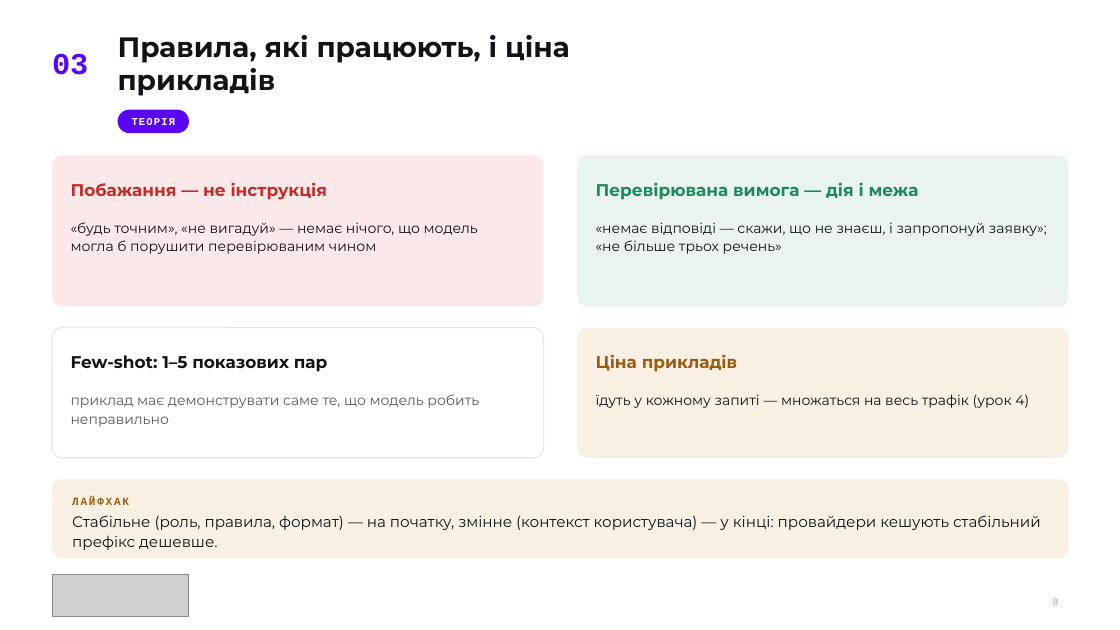
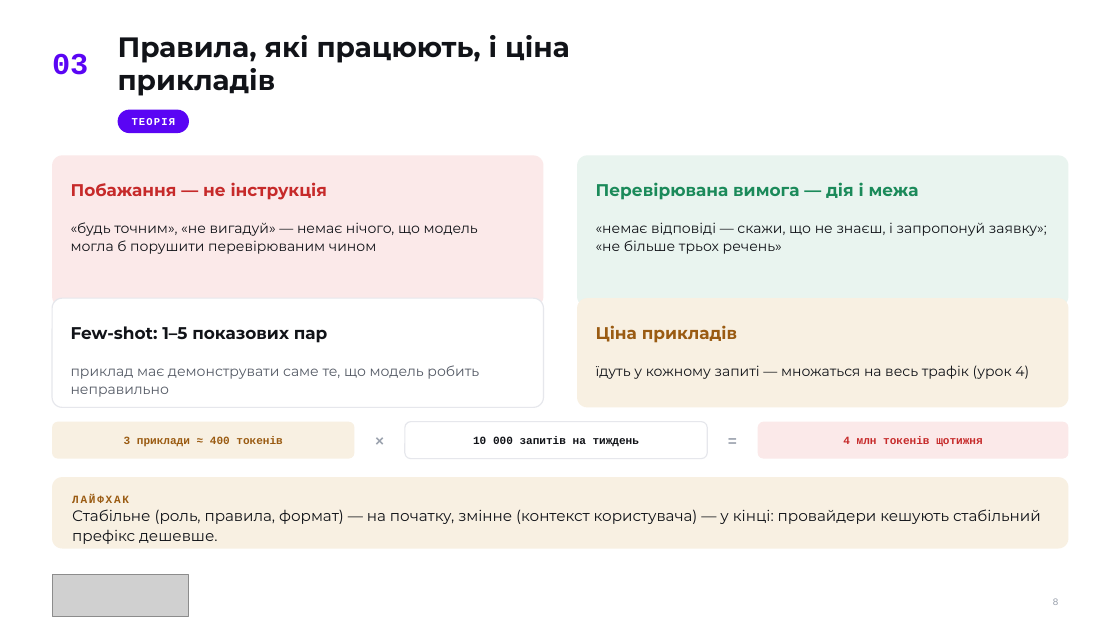
Before and after one commit to TarasFedorenkoFTV/llmops-bootcamp, a slide deck: slide 8 of docs/decks/L02.pptx. Drawn at 1120x630 pixels with LibreOffice and Linux fonts; fonts in the diff are those of the drawing; grey boxes stand for pictures. Boxes give left, top, right and bottom in pixels: in the first picture for what was removed or moved away, otherwise in the second. Text is boxed around its words. In the diff, an @@ line names an element or a change of style, - is before the commit and + after.

```diff
--- a/docs/decks/L02.pptx
+++ b/docs/decks/L02.pptx
@@ rounded rectangle: place and size @@
-rounded rectangle at box(52, 328, 544, 458)
+rounded rectangle at box(52, 298, 544, 408)
@@ rounded rectangle: place and size @@
-rounded rectangle at box(577, 328, 1069, 458)
+rounded rectangle at box(577, 298, 1069, 408)
@@ text "Few-shot: 1–5 показових пар": place and size @@
-text "Few-shot: 1–5 показових пар" at box(71, 355, 328, 372)
+text "Few-shot: 1–5 показових пар" at box(71, 326, 328, 343)
@@ text "Ціна прикладів": place and size @@
-text "Ціна прикладів" at box(596, 354, 737, 372)
+text "Ціна прикладів" at box(596, 325, 737, 343)
@@ text "приклад має демонструвати саме те, ...": place and size @@
-text "приклад має демонструвати саме те, ..." at box(71, 394, 479, 427)
+text "приклад має демонструвати саме те, ..." at box(71, 365, 479, 397)
@@ text "їдуть у кожному запиті — ...": place and size @@
-text "їдуть у кожному запиті — ..." at box(596, 394, 1029, 408)
+text "їдуть у кожному запиті — ..." at box(596, 365, 1029, 379)
@@ rounded rectangle added at box(52, 422, 355, 459), fill #F8F0E2 @@
@@ text added at box(124, 436, 282, 447), 9.5 pt, text #9A5B12, bold @@
+3 приклади ≈ 400 токенів
@@ text added at box(363, 422, 397, 459), 13 pt, text #9AA1AD, bold @@
+×
@@ rounded rectangle added at box(405, 422, 707, 459), fill #FFFFFF, outline #E6E7EC 1 pt @@
@@ text added at box(473, 436, 639, 446), 9.5 pt, text #111318, bold @@
+10 000 запитів на тиждень
@@ text added at box(716, 422, 749, 459), 13 pt, text #9AA1AD, bold @@
+=
@@ rounded rectangle added at box(758, 422, 1069, 459), fill #FBE9E9 @@
@@ text added at box(843, 436, 982, 446), 9.5 pt, text #C62A2A, bold @@
+4 млн токенів щотижня
@@ proportions changed in 3 elements at box(52, 298, 544, 408), box(577, 298, 1069, 408), box(52, 477, 1069, 549) @@
@@ rounded rectangle: place and size @@
-rounded rectangle at box(52, 479, 1069, 559)
+rounded rectangle at box(52, 477, 1069, 549)
@@ text "Стабільне (роль, правила, формат) — ...": place and size @@
-text "Стабільне (роль, правила, формат) — ..." at box(72, 515, 1041, 550)
+text "Стабільне (роль, правила, формат) — ..." at box(72, 509, 1041, 544)
```
Also in this commit, not shown: 1 other slide changed, 7 other files.
